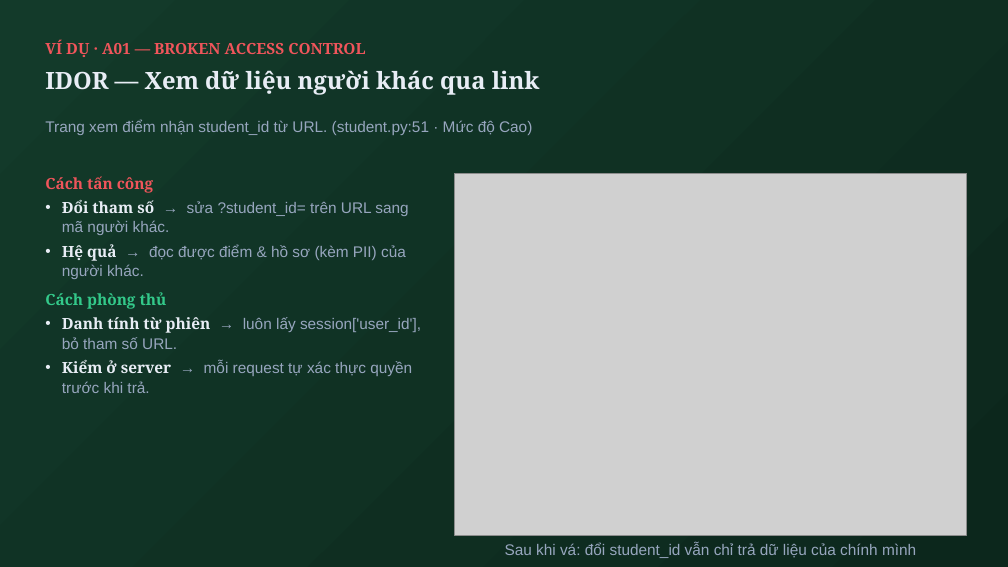
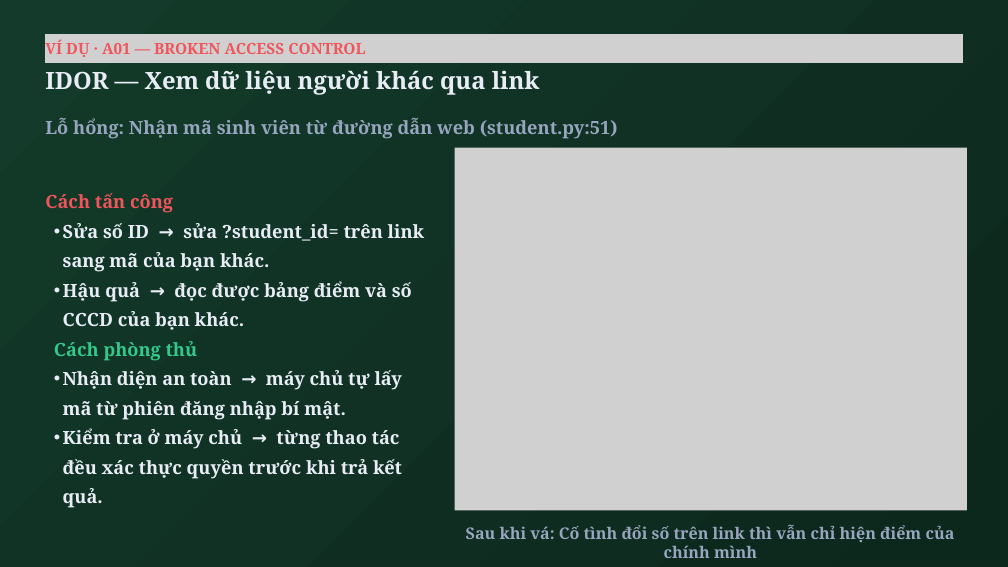
Before and after one commit to Luffyreals/EduFlaw-CSATTT, a slide deck: slide 20 of EduFlaw-OWASP2025.pptx. Drawn at 1008x567 pixels with LibreOffice and Linux fonts; fonts in the diff are those of the drawing; grey boxes stand for pictures. Boxes give left, top, right and bottom in pixels: in the first picture for what was removed or moved away, otherwise in the second. Text is boxed around its words. In the diff, an @@ line names an element or a change of style, - is before the commit and + after.

Commit message:
style(slides): update 86 text blocks in EduFlaw-OWASP2025.pptx to be concise and jargon-free

```diff
--- a/EduFlaw-OWASP2025.pptx
+++ b/EduFlaw-OWASP2025.pptx
@@ text "VÍ DỤ · A01 — ..." at (45,40,365,57): line spacing 1 to 26.4pt @@
@@ picture added at (45,34,963,63) @@
@@ text "IDOR — Xem dữ liệu ..." at (45,70,540,95): line spacing 1 to 40.8pt @@
@@ text at (45,118,618,139): text changed; size 22 to 26 pt; font Arial to Noto Serif; bold on @@
-Trang xem điểm nhận student_id từ URL. (student.py:51 · Mức độ Cao)
+Lỗ hổng: Nhận mã sinh viên từ đường dẫn web (student.py:51)
@@ picture: place and size @@
-picture at (455,173,966,535)
+picture at (455,148,967,510)
@@ text at (45,193,198,361): size 22 to 26 pt in "Cách tấn công", "Cách phòng thủ"; line spacing 1 to 42.1pt; list level 1 to 2 in "Cách phòng thủ" @@
@@ text "Cách tấn công": place and size @@
-text "Cách tấn công" at (45,176,421,393)
+text "Cách tấn công" at (45,193,425,479)
@@ text at (63,223,425,330): text changed; size 22 to 26 pt; font Arial to Noto Serif; text colour #97A6BE to #E8EDF5; bold on @@
-• Đổi tham số → sửa ?student_id= trên URL sang mã người khác.
-• Hệ quả → đọc được điểm & hồ sơ (kèm PII) của người khác.
+  • Sửa số ID → sửa ?student_id= trên link sang mã của bạn khác.
+  • Hậu quả → đọc được bảng điểm và số CCCD của bạn khác.
@@ text at (63,370,402,479): text changed; size 22 to 26 pt; font Arial to Noto Serif; text colour #97A6BE to #E8EDF5; bold on @@
-• Danh tính từ phiên → luôn lấy session['user_id'], bỏ tham số URL.
-• Kiểm ở server → mỗi request tự xác thực quyền trước khi trả.
+  • Nhận diện an toàn → máy chủ tự lấy mã từ phiên đăng nhập bí mật.
+  • Kiểm tra ở máy chủ → từng thao tác đều xác thực quyền trước khi trả kết quả.
@@ text at (466,524,955,558): text changed; size 22 to 23 pt; font Arial to Noto Serif; bold on @@
-Sau khi vá: đổi student_id vẫn chỉ trả dữ liệu của chính mình
+Sau khi vá: Cố tình đổi số trên link thì vẫn chỉ hiện điểm của chính mình
```
Also in this commit, not shown: 19 other slides changed, 4 slides added, 4 slides removed.
